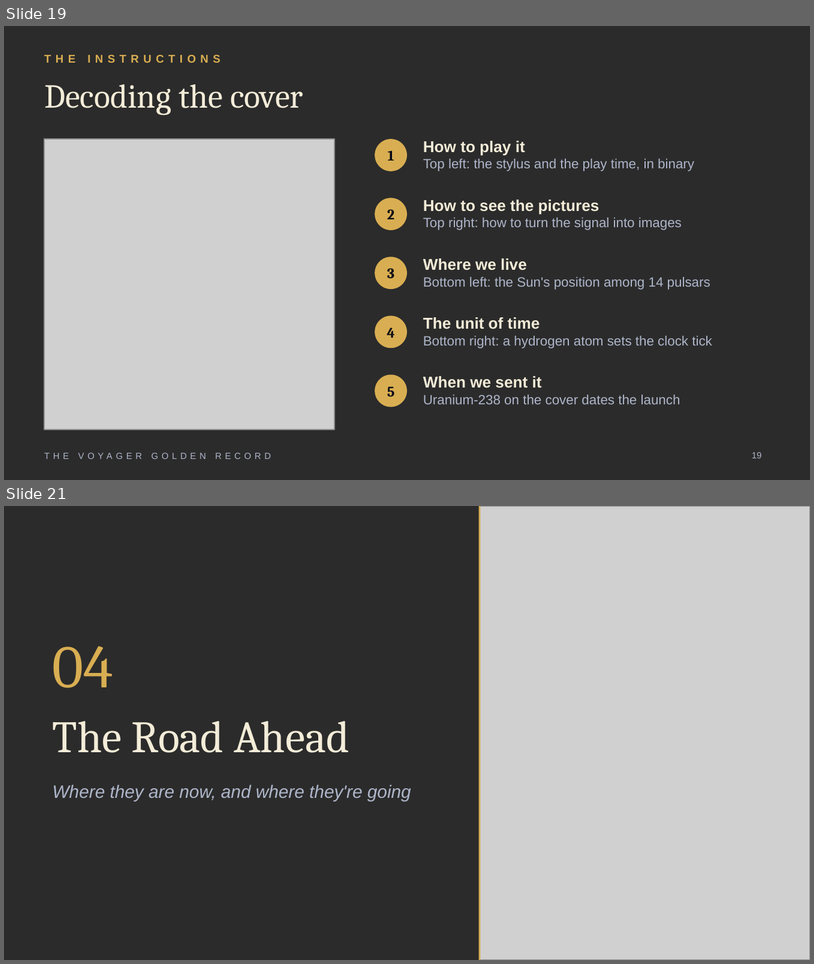
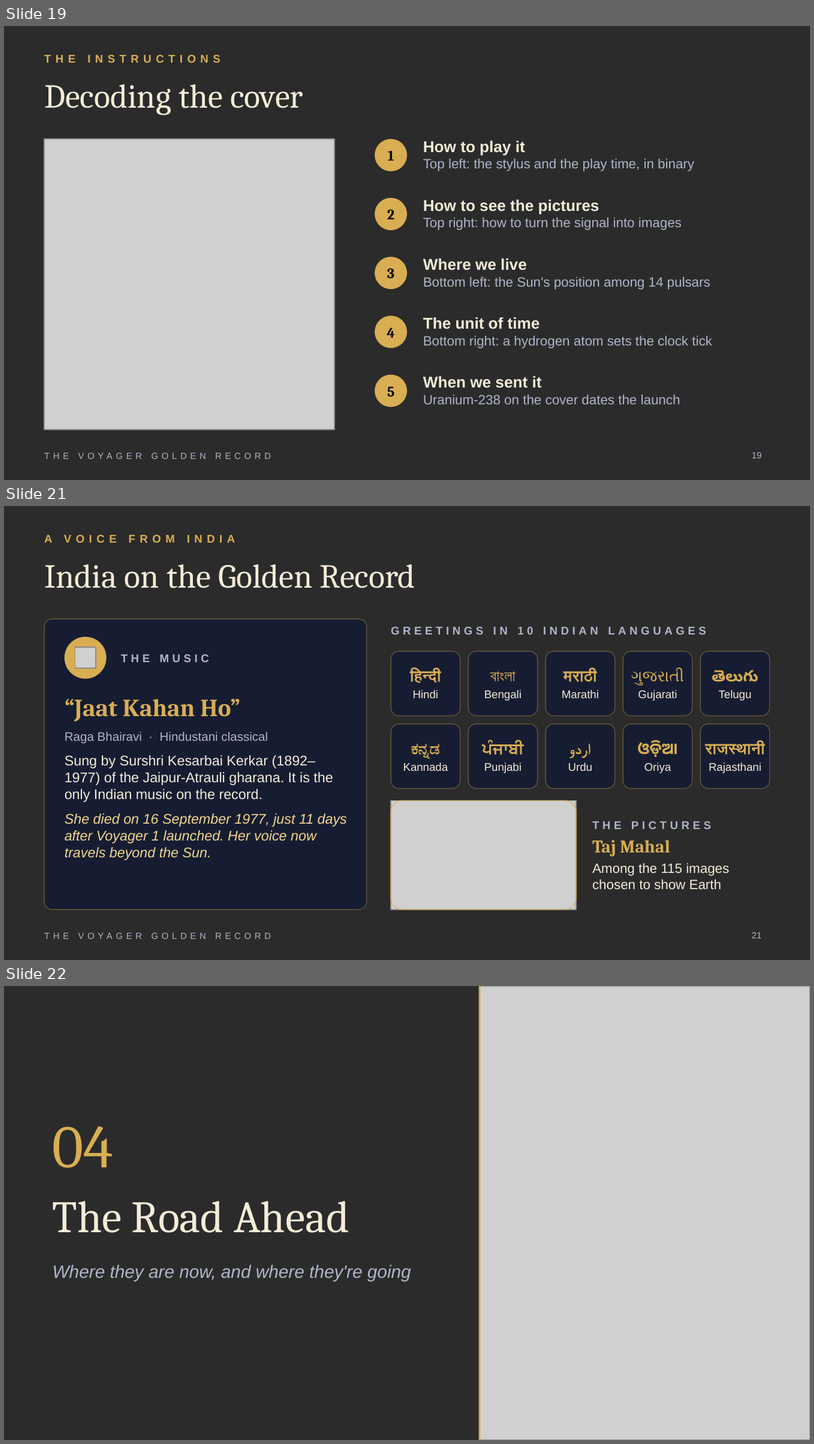
Before and after one commit to mansavigarg/voyager, a slide deck: The_Voyager_Golden_Record.pptx. Shown one above the other, each under a label of ours: slides 19 and 21 before the commit, slides 19, 21 and 22 after it; the slides between them are not shown. The pictures are 814x964 and 814x1444 pixels, drawn with LibreOffice and Linux fonts; fonts in the diff are those of the drawing; grey boxes stand for pictures; background and template pictures are left out; a plain dark background stands for a picture behind light text. Boxes give left, top, right and bottom in pixels: in the first picture for what was removed or moved away, otherwise in the second. Text is boxed around its words. In the diff, an @@ line names an element or a change of style, - is before the commit and + after.

```diff
--- a/The_Voyager_Golden_Record.pptx
+++ b/The_Voyager_Golden_Record.pptx
@@ slide 21 added at <box>4,506,810,960</box>, background picture (left out); not listed: 1 template element that a slide beside it also shows @@
@@ text added at <box>44,535,236,543</box>, 10 pt, text #D9AE52, bold @@
+A VOICE FROM INDIA
@@ title added at <box>44,564,416,588</box>, 30 pt, text #F3ECD8 @@
+India on the Golden Record
@@ rounded rectangle added at <box>44,619,367,909</box>, fill #141C33 at 90% opacity, outline #D9AE52 0.75 pt @@
@@ text added at <box>391,627,707,634</box>, 10 pt, text #AEB6CA, bold @@
+GREETINGS IN 10 INDIAN LANGUAGES
@@ ellipse added at <box>65,637,107,679</box>, fill #D9AE52 @@
@@ picture added at <box>75,647,96,668</box> @@
@@ text added at <box>121,654,209,662</box>, 10 pt, text #AEB6CA, bold @@
+THE MUSIC
@@ rounded rectangle added at <box>391,651,461,715</box>, fill #141C33 at 90% opacity, outline #D9AE52 0.75 pt @@
@@ rounded rectangle added at <box>468,651,538,715</box>, fill #141C33 at 90% opacity, outline #D9AE52 0.75 pt @@
@@ rounded rectangle added at <box>546,651,615,715</box>, fill #141C33 at 90% opacity, outline #D9AE52 0.75 pt @@
@@ rounded rectangle added at <box>623,651,693,715</box>, fill #141C33 at 90% opacity, outline #D9AE52 0.75 pt @@
@@ rounded rectangle added at <box>701,651,770,715</box>, fill #141C33 at 90% opacity, outline #D9AE52 0.75 pt @@
@@ text added at <box>410,669,441,698</box>, 14 pt, text #D9AE52, bold @@
+हिन्दी
+Hindi
@@ text added at <box>485,671,522,700</box>, 10 pt, text #F3ECD8 @@
+বাংলা
+Bengali
@@ text added at <box>562,669,599,698</box>, 10 pt, text #F3ECD8 @@
+मराठी
+Marathi
@@ text added at <box>632,669,685,700</box>, 10 pt, text #F3ECD8 @@
+ગુજરાતી
+Gujarati
@@ text added at <box>712,670,759,700</box>, 14 pt, text #D9AE52, bold @@
+తెలుగు
+Telugu
@@ text added at <box>65,699,347,860</box>, 12.5 pt, text #F3ECD8 @@
+“Jaat Kahan Ho”
+Raga Bhairavi · Hindustani classical
+Sung by Surshri Kesarbai Kerkar (1892–1977) of the Jaipur-Atrauli gharana. It is the only Indian music on the record.
+She died on 16 September 1977, just 11 days after Voyager 1 launched. Her voice now travels beyond the Sun.
@@ rounded rectangle added at <box>391,724,461,788</box>, fill #141C33 at 90% opacity, outline #D9AE52 0.75 pt @@
@@ rounded rectangle added at <box>468,724,538,788</box>, fill #141C33 at 90% opacity, outline #D9AE52 0.75 pt @@
@@ rounded rectangle added at <box>546,724,615,788</box>, fill #141C33 at 90% opacity, outline #D9AE52 0.75 pt @@
@@ rounded rectangle added at <box>623,724,693,788</box>, fill #141C33 at 90% opacity, outline #D9AE52 0.75 pt @@
@@ rounded rectangle added at <box>701,724,770,788</box>, fill #141C33 at 90% opacity, outline #D9AE52 0.75 pt @@
@@ text added at <box>404,744,449,771</box>, 10 pt, text #F3ECD8 @@
+ಕನ್ನಡ
+Kannada
@@ text added at <box>482,742,524,773</box>, 10 pt, text #F3ECD8 @@
+ਪੰਜਾਬੀ
+Punjabi
@@ text added at <box>569,743,593,771</box>, 14 pt, text #D9AE52, bold @@
+اردو
+Urdu
@@ text added at <box>638,742,678,773</box>, 14 pt, text #D9AE52, bold @@
+ଓଡ଼ିଆ
+Oriya
@@ text added at <box>705,742,765,773</box>, 10 pt, text #F3ECD8 @@
+राजस्थानी
+Rajasthani
@@ picture added at <box>391,801,576,909</box> @@
@@ rounded rectangle added at <box>391,801,576,909</box>, outline #D9AE52 1 pt @@
@@ text added at <box>593,821,729,889</box>, 12 pt, text #F3ECD8 @@
+THE PICTURES
+Taj Mahal
+Among the 115 images chosen to show Earth
@@ page number added at <box>752,931,762,938</box>, 8 pt, text #AEB6CA @@
+21
@@ what was slide 21 is now slide 22 @@
```
Also in this commit, not shown: 1 slide changed, 1 other file.
